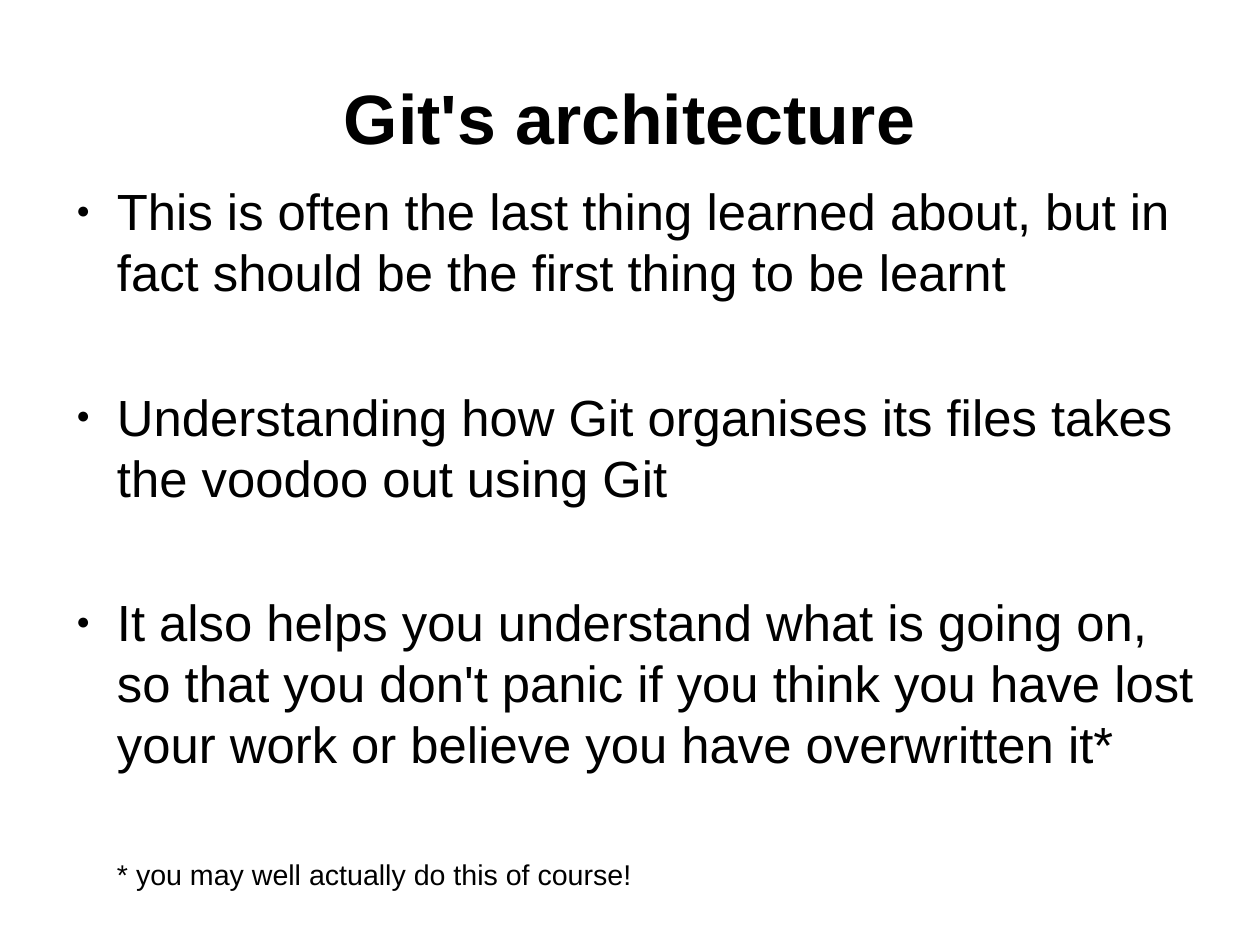
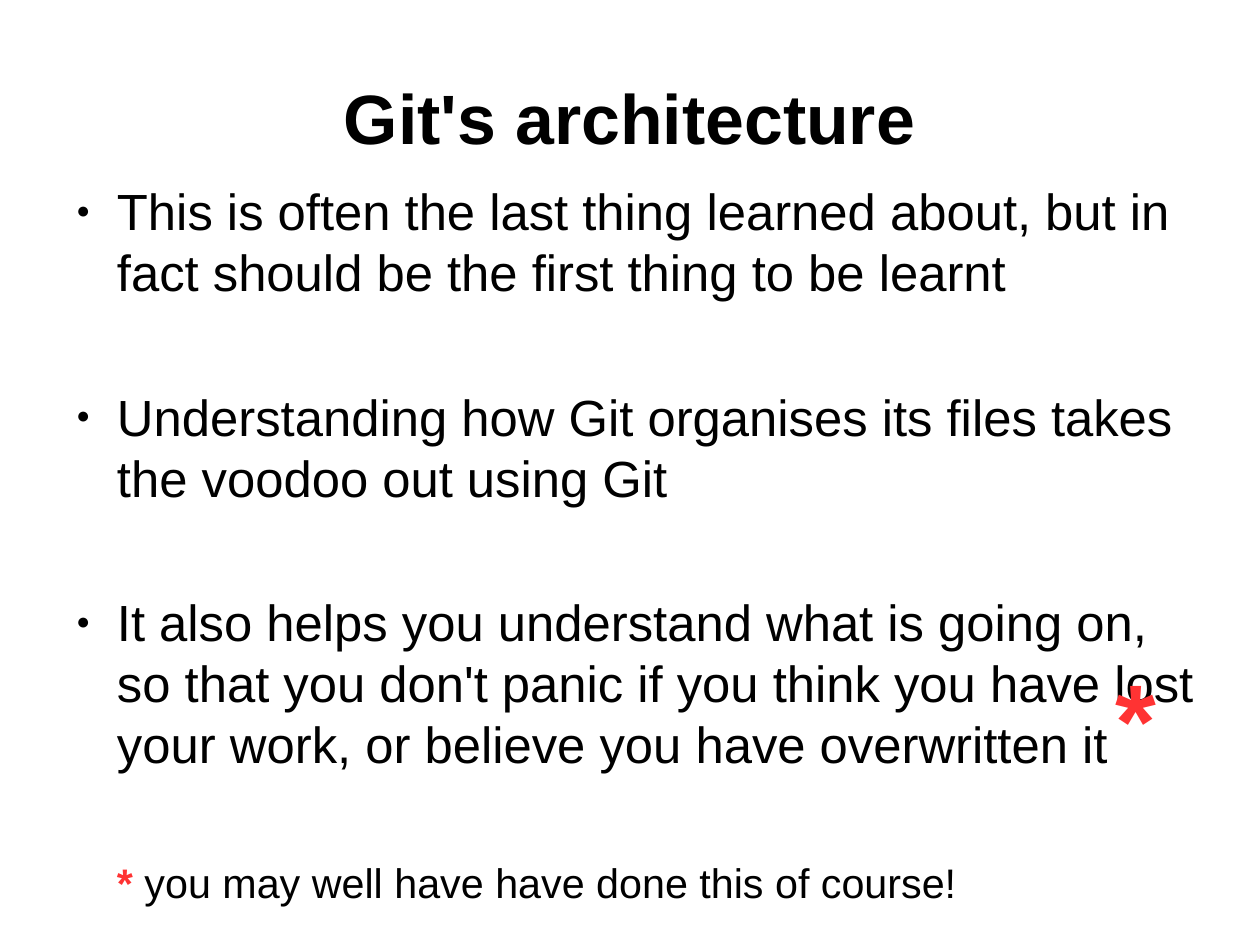
Before and after one commit to ifpingram/soslug, a slide deck: slide 7 of Understanding_Git_and_using_Github.odp. Drawn at 1260x945 pixels with LibreOffice and Linux fonts; fonts in the diff are those of the drawing. Boxes give left, top, right and bottom in pixels: in the first picture for what was removed or moved away, otherwise in the second. Text is boxed around its words. In the diff, an @@ line names an element or a change of style, - is before the commit and + after.

```diff
--- a/Understanding_Git_and_using_Github.odp
+++ b/Understanding_Git_and_using_Github.odp
@@ text at (117,604,1193,906): text changed @@
-● It also helps you understand what is going on, so that you don't panic if you think you have lost your work or believe you have overwritten it*
-* you may well actually do this of course!
+● It also helps you understand what is going on, so that you don't panic if you think you have lost your work, or believe you have overwritten it
+* you may well have have done this of course!
@@ text added at (1105,648,1167,776), 66 pt, text #FF3333, bold @@
+*
```
Also in this commit, not shown: 2 other slides changed, 3 slides added.
